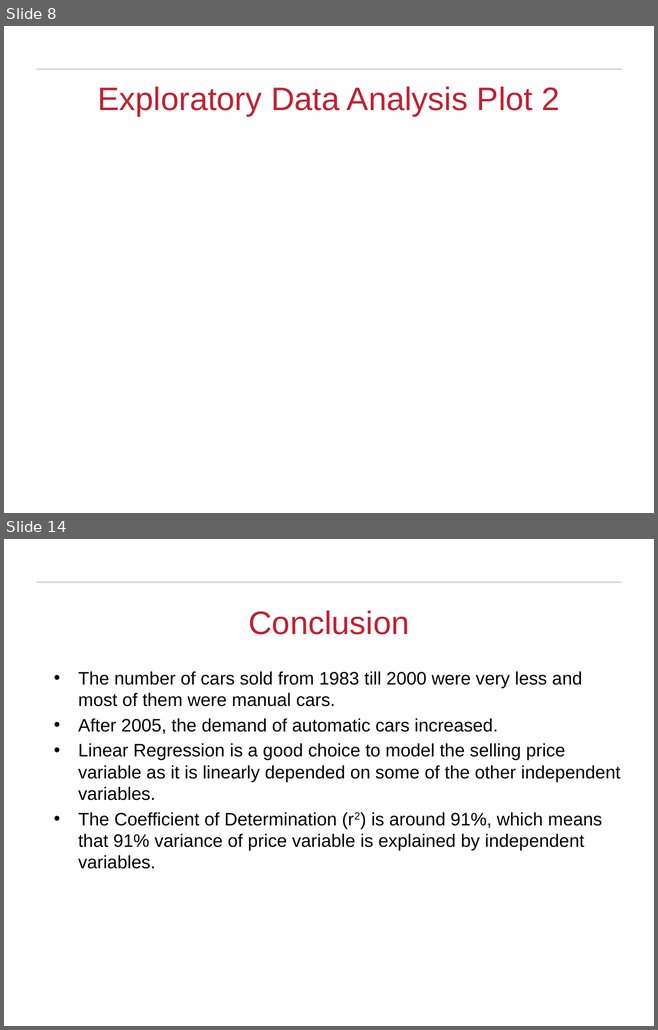
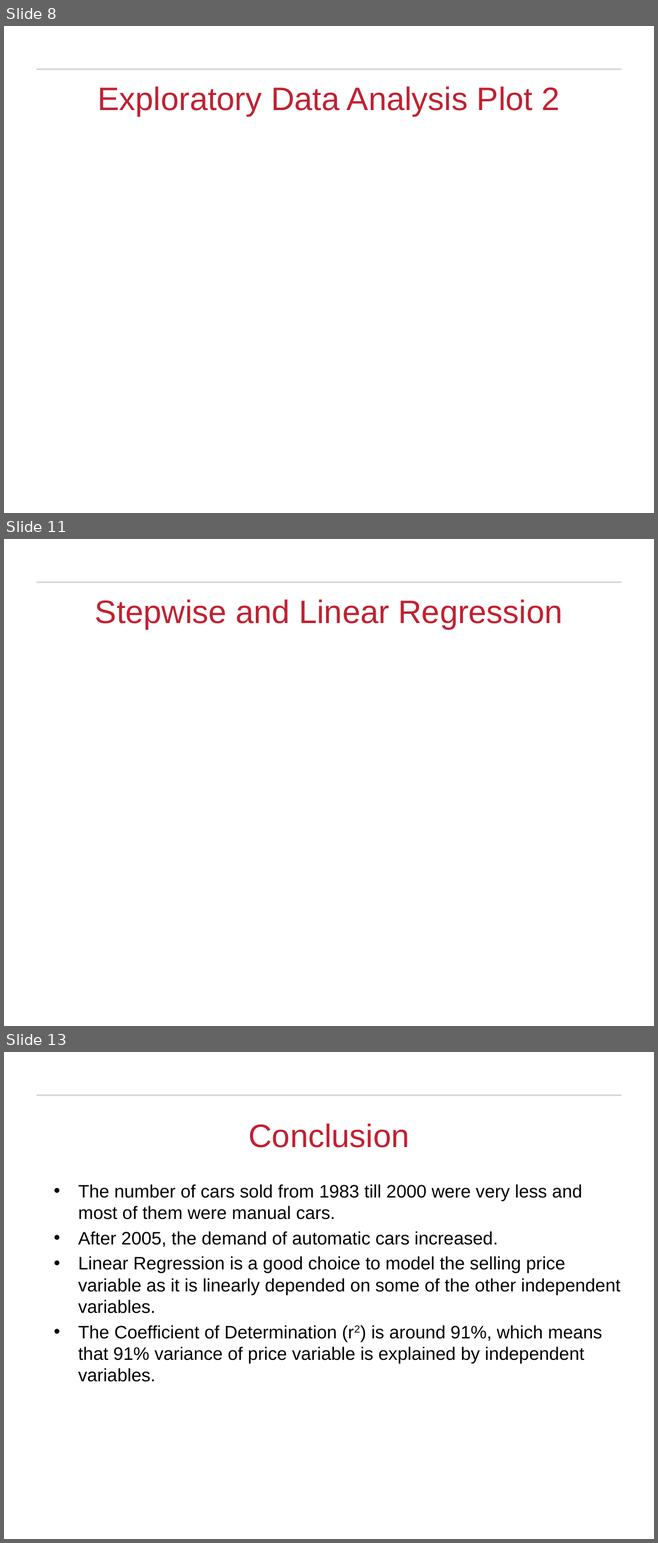
Before and after one commit to rajakash31/Presidential_Election_2016_Classification, a slide deck: Final Submission/Presidential Election Analysis_Final.pptx. Shown one above the other, each under a label of ours: slides 8 and 14 before the commit, slides 8, 11 and 13 after it; the slides between them are not shown. The pictures are 658x1030 and 658x1543 pixels, drawn with LibreOffice and Linux fonts; fonts in the diff are those of the drawing; background and template pictures are left out. Boxes give left, top, right and bottom in pixels: in the first picture for what was removed or moved away, otherwise in the second. Text is boxed around its words. In the diff, an @@ line names an element or a change of style, - is before the commit and + after.

Commit message:
linear regression results

```diff
--- a/Final Submission/Presidential Election Analysis_Final.pptx
+++ b/Final Submission/Presidential Election Analysis_Final.pptx
@@ slide 11 added at <box>4,539,654,1026</box>, background #FFFFFF; not listed: 1 template element that a slide beside it also shows @@
@@ title added at <box>95,599,562,629</box>, 36 pt, text #C12030 @@
+Stepwise and Linear Regression
@@ what was slide 14 is now slide 13 @@
```
Also in this commit, not shown: 2 slides changed, 1 other slide added, 3 slides removed, 3 other files.
